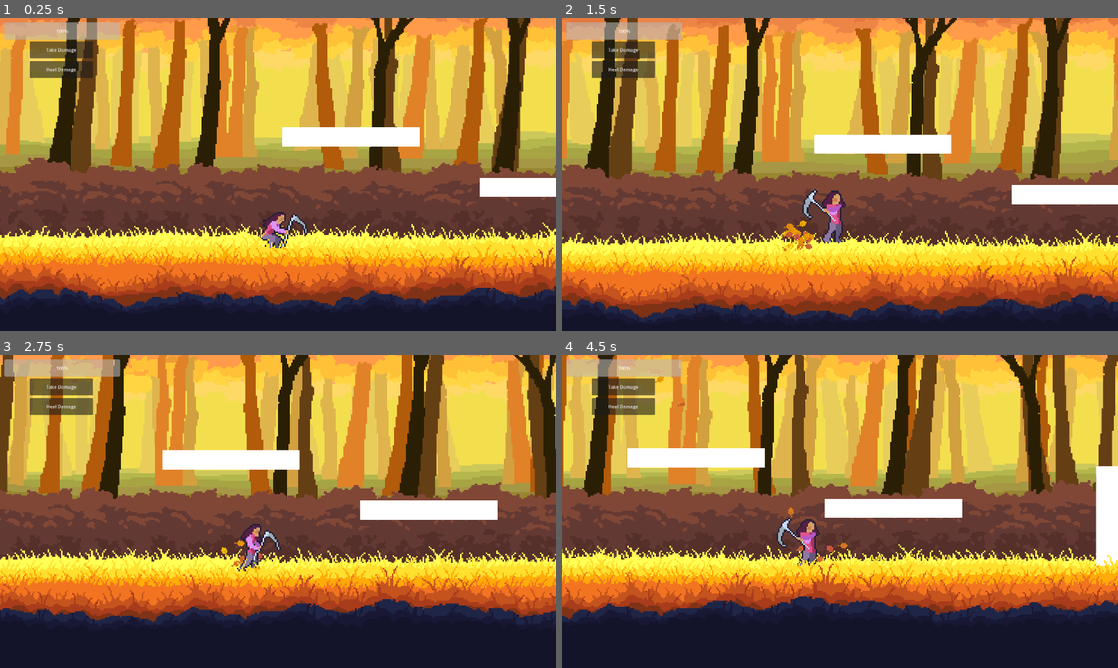
Above: before the commit, frames 1-4 (two rows, left to right).
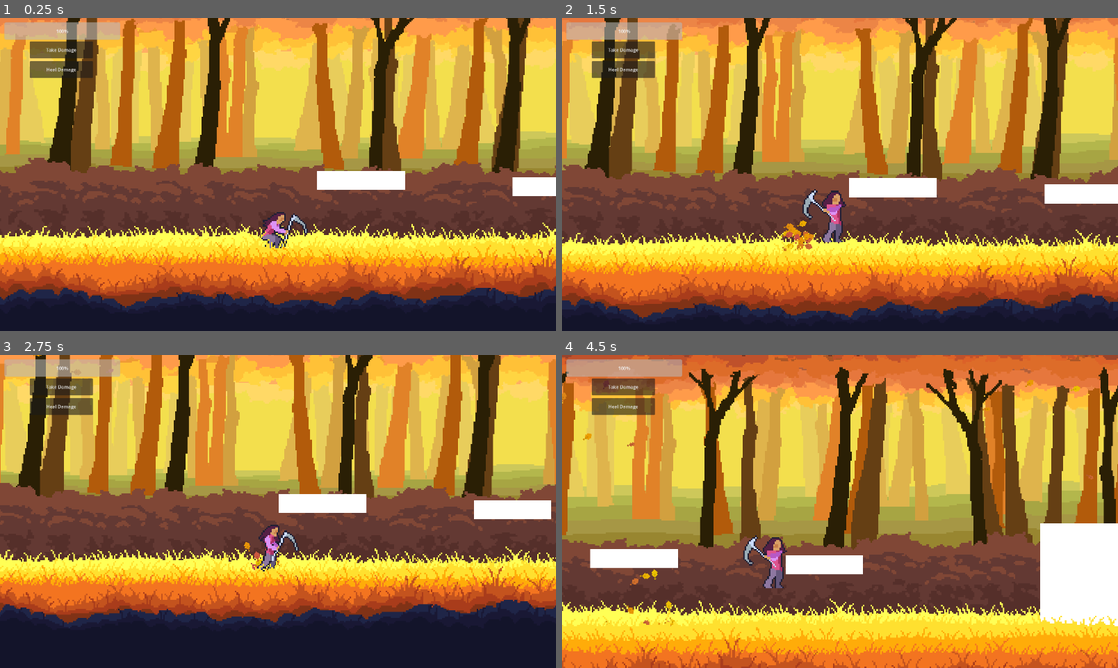
Above: after the commit, the same moments.

Repository: LordRevan36/software_development_platformer
Game: Godot game, scene res://Levels/Forest/main.tscn
The game is run twice, just before and just after one commit, with the same random seed, the same clock (stepped at 60 frames per second) and the same inputs.
Inputs:
- Up to frame 1 (0.25 s): no input
- Up to frame 2 (1.5 s): hold C (FlipRight) 0.53-1.28 s; tap X (Attack 1) at 0.6, 1.35 s; hold Z (FlipLeft) from 1.28 s (still down)
- Up to frame 3 (2.75 s): release Z (FlipLeft) at 2.03 s; hold C (FlipRight) from 2.03 s (still down); tap X (Attack 1) at 2.1 s
- Up to frame 4 (4.5 s): release C (FlipRight) at 2.78 s; hold W (Up) 2.78-3.53 s; tap X (Attack 1) at 2.85, 3.6, 4.35 s; hold Z (FlipLeft) from 3.53 s (still down)

The runs differ from the first frame. In frame 1, 2.9% of the frame differs, in the area x 50-100%, y 34-58%; in frame 2, 2.9%; in frame 3, 50%; in frame 4, 94%, in the area x 0-100%, y 0-100%.

Commit message:
particle classes, air movement changes
yep. now not everything causes leaf particles!

Diff:
--- a/software-development-platformer/Levels/Forest/main.tscn
+++ b/software-development-platformer/Levels/Forest/main.tscn
@@ -12,18 +12,17 @@
 [ext_resource type="Texture2D" uid="uid://yci8u2sv0dny" path="res://Assets/Forest/LeafParticle1.png" id="6_w48qg"]
 [ext_resource type="Texture2D" uid="uid://d15b6nmtxas3j" path="res://Assets/Forest/BushyGrass.png" id="7_5vw27"]
 [ext_resource type="Texture2D" uid="uid://ul3588q4vy3l" path="res://Assets/Forest/LeafParticle2.png" id="7_ycdy4"]
-[ext_resource type="Script" uid="uid://m70ma2rafm6p" path="res://Player/movement_particles.gd" id="11_vivmo"]
 [ext_resource type="PackedScene" uid="uid://cikgxfjxyjw3r" path="res://exit.tscn" id="12_86kmy"]
 [ext_resource type="Script" uid="uid://bqovlgcavqgg2" path="res://UI/health_bar.gd" id="15_vivmo"]
 [ext_resource type="Script" uid="uid://dhqon0kvpcrte" path="res://UI/button.gd" id="16_2cqfq"]
 [ext_resource type="Script" uid="uid://qy3w7jrwih6c" path="res://UI/heal_button.gd" id="17_yaehf"]
 
-[sub_resource type="Gradient" id="Gradient_w48qg"]
+[sub_resource type="Gradient" id="Gradient_vtle1"]
 offsets = PackedFloat32Array(0, 0.33490565, 0.8018868, 1)
 colors = PackedColorArray(0.8298393, 0.28756416, 0.31498945, 1, 0.82405865, 0.41192046, 0.21686882, 1, 0.9603854, 0.6462903, 0, 1, 0.95962197, 0.8111548, 3.85046e-07, 1)
 
 [sub_resource type="GradientTexture1D" id="GradientTexture1D_1nvrg"]
-gradient = SubResource("Gradient_w48qg")
+gradient = SubResource("Gradient_vtle1")
 
 [sub_resource type="Curve" id="Curve_w48qg"]
 bake_resolution = 25
@@ -70,70 +69,6 @@
 	pass
 "
 
-[sub_resource type="ParticleProcessMaterial" id="ParticleProcessMaterial_w48qg"]
-particle_flag_disable_z = true
-angle_min = -89.99999
-angle_max = 90.000015
-direction = Vector3(0, -25, 0)
-spread = 10.0
-initial_velocity_min = 350.0
-initial_velocity_max = 350.0
-angular_velocity_min = -20.000015
-angular_velocity_max = 14.999984
-gravity = Vector3(0, 250, 0)
-radial_accel_min = -1.0000023
-radial_accel_max = 0.99999774
-color_initial_ramp = SubResource("GradientTexture1D_1nvrg")
-turbulence_enabled = true
-turbulence_noise_scale = 9.5
-turbulence_noise_speed = Vector3(2, 1, 0)
-turbulence_noise_speed_random = 0.05
-turbulence_influence_min = 0.0
-turbulence_influence_max = 0.2
-
-[sub_resource type="ParticleProcessMaterial" id="ParticleProcessMaterial_2cqfq"]
-particle_flag_disable_z = true
-angle_min = -89.99999
-angle_max = 90.000015
-direction = Vector3(0, -25, 0)
-spread = 20.0
-initial_velocity_min = 350.0
-initial_velocity_max = 350.0
-angular_velocity_min = -20.000015
-angular_velocity_max = 14.999984
-gravity = Vector3(0, 250, 0)
-radial_accel_min = -1.0000023
-radial_accel_max = 0.99999774
-color_initial_ramp = SubResource("GradientTexture1D_1nvrg")
-turbulence_enabled = true
-turbulence_noise_scale = 4.0
-turbulence_noise_speed = Vector3(2, 1, 0)
-turbulence_noise_speed_random = 0.05
-turbulence_influence_min = 0.0
-turbulence_influence_max = 0.2
-
-[sub_resource type="ParticleProcessMaterial" id="ParticleProcessMaterial_yaehf"]
-particle_flag_disable_z = true
-angle_min = -89.99999
-angle_max = 90.000015
-direction = Vector3(0, -25, 0)
-spread = 30.0
-initial_velocity_min = 250.0
-initial_velocity_max = 300.0
-angular_velocity_min = -20.000015
-angular_velocity_max = 14.999984
-gravity = Vector3(0, 250, 0)
-radial_accel_min = -1.0000023
-radial_accel_max = 0.99999774
-color_initial_ramp = SubResource("GradientTexture1D_1nvrg")
-turbulence_enabled = true
-turbulence_noise_strength = 0.5
-turbulence_noise_scale = 4.0
-turbulence_noise_speed = Vector3(2, 1, 0)
-turbulence_noise_speed_random = 0.05
-turbulence_influence_min = 0.0
-turbulence_influence_max = 0.2
-
 [sub_resource type="RectangleShape2D" id="RectangleShape2D_ycdy4"]
 size = Vector2(366, 50)
 
@@ -849,6 +784,7 @@
 
 [node name="Player" parent="." instance=ExtResource("1_bo1nx")]
 position = Vector2(-20, -124)
+friction = 0.2
 
 [node name="Camera2D" type="Camera2D" parent="Player"]
 offset = Vector2(0, -100)
@@ -856,48 +792,9 @@
 position_smoothing_enabled = true
 script = ExtResource("2_jjvhh")
 
-[node name="MovementParticles" type="Node2D" parent="Player"]
-show_behind_parent = true
-script = ExtResource("11_vivmo")
-
-[node name="RunParticle" type="GPUParticles2D" parent="Player/MovementParticles"]
-position = Vector2(-10, 112)
-amount = 30
-texture = ExtResource("7_ycdy4")
-lifetime = 6.0
-explosiveness = 0.1
-randomness = 0.3
-fixed_fps = 24
-process_material = SubResource("ParticleProcessMaterial_w48qg")
-
-[node name="JumpParticle" type="GPUParticles2D" parent="Player/MovementParticles"]
-position = Vector2(-11, 128)
-emitting = false
-amount = 20
-texture = ExtResource("7_ycdy4")
-lifetime = 6.0
-one_shot = true
-speed_scale = 2.0
-explosiveness = 1.0
-randomness = 0.3
-fixed_fps = 24
-process_material = SubResource("ParticleProcessMaterial_2cqfq")
-
-[node name="LandParticle" type="GPUParticles2D" parent="Player/MovementParticles"]
-position = Vector2(-11, 128)
-emitting = false
-amount = 10
-texture = ExtResource("7_ycdy4")
-lifetime = 6.0
-one_shot = true
-speed_scale = 1.5
-explosiveness = 1.0
-randomness = 0.3
-fixed_fps = 24
-process_material = SubResource("ParticleProcessMaterial_yaehf")
-
 [node name="TempPlatform" type="StaticBody2D" parent="."]
-position = Vector2(1, -281)
+position = Vector2(90, -166)
+scale = Vector2(0.6399994, 1)
 
 [node name="CollisionShape2D" type="CollisionShape2D" parent="TempPlatform"]
 position = Vector2(173, -15)
@@ -910,7 +807,8 @@
 offset_bottom = 11.0
 
 [node name="TempPlatform2" type="StaticBody2D" parent="."]
-position = Vector2(526, -147)
+position = Vector2(609, -149)
+scale = Vector2(0.56, 1)
 
 [node name="CollisionShape2D" type="CollisionShape2D" parent="TempPlatform2"]
 position = Vector2(173, -15)
@@ -923,7 +821,7 @@
 offset_bottom = 11.0
 
 [node name="TempPlatform3" type="StaticBody2D" parent="."]
-position = Vector2(1246, 2)
+position = Vector2(1289, 2)
 scale = Vector2(1, 6.8799996)
 
 [node name="CollisionShape2D" type="CollisionShape2D" parent="TempPlatform3"]
@@ -1128,7 +1026,7 @@
 scale = Vector2(-1, 1)
 texture = ExtResource("1_5vw27")
 
-[node name="Floor" type="StaticBody2D" parent="."]
+[node name="Floor" type="StaticBody2D" parent="." groups=["AutumnLeafMaterial"]]
 position = Vector2(1, -283)
 
 [node name="CollisionShape2D" type="CollisionShape2D" parent="Floor"]
@@ -1160,7 +1058,4 @@
 text = "Heal Damage"
 script = ExtResource("17_yaehf")
 
-[connection signal="jumped" from="Player" to="Player/MovementParticles" method="_on_player_jumped"]
-[connection signal="landed" from="Player" to="Player/MovementParticles" method="_on_player_landed"]
-
 [editable path="LevelExit"]
--- a/software-development-platformer/Levels/Forest/testLevel.tscn
+++ b/software-development-platformer/Levels/Forest/testLevel.tscn
@@ -1,85 +1,12 @@
-[gd_scene load_steps=17 format=3 uid="uid://b1iavla5jso1x"]
+[gd_scene load_steps=10 format=3 uid="uid://b1iavla5jso1x"]
 
 [ext_resource type="Texture2D" uid="uid://ctk8ibr44c642" path="res://Assets/Forest/Bush.png" id="1_w8v3s"]
 [ext_resource type="Texture2D" uid="uid://c2fn1ck4bikb1" path="res://Assets/Forest/Grass.png" id="7_sqofj"]
-[ext_resource type="Texture2D" uid="uid://ul3588q4vy3l" path="res://Assets/Forest/LeafParticle2.png" id="8_tpwu6"]
 [ext_resource type="PackedScene" uid="uid://cy1vyx88wgg4v" path="res://Player/player.tscn" id="9_diqn3"]
 [ext_resource type="Script" uid="uid://do5bugkt41qkv" path="res://camera.gd" id="10_t3dj1"]
-[ext_resource type="Script" uid="uid://m70ma2rafm6p" path="res://Player/movement_particles.gd" id="11_b7crr"]
 [ext_resource type="Script" uid="uid://bqovlgcavqgg2" path="res://UI/health_bar.gd" id="14_em3r6"]
 [ext_resource type="Script" uid="uid://dhqon0kvpcrte" path="res://UI/button.gd" id="15_soehs"]
 [ext_resource type="Script" uid="uid://qy3w7jrwih6c" path="res://UI/heal_button.gd" id="16_time6"]
-
-[sub_resource type="Gradient" id="Gradient_w48qg"]
-offsets = PackedFloat32Array(0, 0.33490565, 0.8018868, 1)
-colors = PackedColorArray(0.8298393, 0.28756416, 0.31498945, 1, 0.82405865, 0.41192046, 0.21686882, 1, 0.9603854, 0.6462903, 0, 1, 0.95962197, 0.8111548, 3.85046e-07, 1)
-
-[sub_resource type="GradientTexture1D" id="GradientTexture1D_1nvrg"]
-gradient = SubResource("Gradient_w48qg")
-
-[sub_resource type="ParticleProcessMaterial" id="ParticleProcessMaterial_w48qg"]
-particle_flag_disable_z = true
-angle_min = -89.99999
-angle_max = 90.000015
-direction = Vector3(0, -25, 0)
-spread = 10.0
-initial_velocity_min = 350.0
-initial_velocity_max = 350.0
-angular_velocity_min = -20.000015
-angular_velocity_max = 14.999984
-gravity = Vector3(0, 250, 0)
-radial_accel_min = -1.0000023
-radial_accel_max = 0.99999774
-color_initial_ramp = SubResource("GradientTexture1D_1nvrg")
-turbulence_enabled = true
-turbulence_noise_scale = 9.5
-turbulence_noise_speed = Vector3(2, 1, 0)
-turbulence_noise_speed_random = 0.05
-turbulence_influence_min = 0.0
-turbulence_influence_max = 0.2
-
-[sub_resource type="ParticleProcessMaterial" id="ParticleProcessMaterial_2cqfq"]
-particle_flag_disable_z = true
-angle_min = -89.99999
-angle_max = 90.000015
-direction = Vector3(0, -25, 0)
-spread = 20.0
-initial_velocity_min = 350.0
-initial_velocity_max = 350.0
-angular_velocity_min = -20.000015
-angular_velocity_max = 14.999984
-gravity = Vector3(0, 250, 0)
-radial_accel_min = -1.0000023
-radial_accel_max = 0.99999774
-color_initial_ramp = SubResource("GradientTexture1D_1nvrg")
-turbulence_enabled = true
-turbulence_noise_scale = 4.0
-turbulence_noise_speed = Vector3(2, 1, 0)
-turbulence_noise_speed_random = 0.05
-turbulence_influence_min = 0.0
-turbulence_influence_max = 0.2
-
-[sub_resource type="ParticleProcessMaterial" id="ParticleProcessMaterial_yaehf"]
-particle_flag_disable_z = true
-angle_min = -89.99999
-angle_max = 90.000015
-direction = Vector3(0, -25, 0)
-spread = 30.0
-initial_velocity_min = 250.0
-initial_velocity_max = 300.0
-angular_velocity_min = -20.000015
-angular_velocity_max = 14.999984
-gravity = Vector3(0, 250, 0)
-radial_accel_min = -1.0000023
-radial_accel_max = 0.99999774
-color_initial_ramp = SubResource("GradientTexture1D_1nvrg")
-turbulence_enabled = true
-turbulence_noise_strength = 0.5
-turbulence_noise_scale = 4.0
-turbulence_noise_speed = Vector3(2, 1, 0)
-turbulence_noise_speed_random = 0.05
-turbulence_influence_min = 0.0
-turbulence_influence_max = 0.2
 
 [sub_resource type="RectangleShape2D" id="RectangleShape2D_ycdy4"]
 size = Vector2(366, 50)
@@ -97,46 +24,6 @@
 zoom = Vector2(1.3, 1.3)
 position_smoothing_enabled = true
 script = ExtResource("10_t3dj1")
-
-[node name="MovementParticles" type="Node2D" parent="Player"]
-show_behind_parent = true
-script = ExtResource("11_b7crr")
-
-[node name="RunParticle" type="GPUParticles2D" parent="Player/MovementParticles"]
-position = Vector2(-10, 112)
-amount = 30
-texture = ExtResource("8_tpwu6")
-lifetime = 6.0
-explosiveness = 0.1
-randomness = 0.3
-fixed_fps = 24
-process_material = SubResource("ParticleProcessMaterial_w48qg")
-
-[node name="JumpParticle" type="GPUParticles2D" parent="Player/MovementParticles"]
-position = Vector2(-11, 128)
-emitting = false
-amount = 20
-texture = ExtResource("8_tpwu6")
-lifetime = 6.0
-one_shot = true
-speed_scale = 2.0
-explosiveness = 1.0
-randomness = 0.3
-fixed_fps = 24
-process_material = SubResource("ParticleProcessMaterial_2cqfq")
-
-[node name="LandParticle" type="GPUParticles2D" parent="Player/MovementParticles"]
-position = Vector2(-11, 128)
-emitting = false
-amount = 10
-texture = ExtResource("8_tpwu6")
-lifetime = 6.0
-one_shot = true
-speed_scale = 1.5
-explosiveness = 1.0
-randomness = 0.3
-fixed_fps = 24
-process_material = SubResource("ParticleProcessMaterial_yaehf")
 
 [node name="TempPlatform" type="StaticBody2D" parent="."]
 position = Vector2(1, -281)
@@ -245,6 +132,3 @@
 offset_bottom = 192.0
 text = "Heal Damage"
 script = ExtResource("16_time6")
-
-[connection signal="jumped" from="Player" to="Player/MovementParticles" method="_on_player_jumped"]
-[connection signal="landed" from="Player" to="Player/MovementParticles" method="_on_player_landed"]
--- a/software-development-platformer/Player/movement_particles.gd
+++ b/software-development-platformer/Player/movement_particles.gd
@@ -1,26 +1,40 @@
 
 extends Node2D
 @onready var player: CharacterBody2D = $".."
-@onready var run_particle: GPUParticles2D = $RunParticle
-@onready var jump_particle: GPUParticles2D = $JumpParticle
-@onready var land_particle: GPUParticles2D = $LandParticle
+@onready var leaf_run: GPUParticles2D = $LeafRun
+@onready var leaf_jump: GPUParticles2D = $LeafJump
+@onready var leaf_land: GPUParticles2D = $LeafLand
 
 #Simple script to enable emmisivity of particles at player's feet when running.
 #Made it a separate script to handle different footsteps in different scenes.
+var collision
 
 func _process(_delta: float) -> void:
+	collision = player.get_last_slide_collision()
 	if player.AnimSprite.animation == "run":
-		run_particle.emitting = true
-		run_particle.process_material.direction.x = -player.velocity.x/40 #pushes particles opposite to direction of motion
+		if collision:
+			var collider = collision.get_collider()
+			if collider and collider.is_in_group("AutumnLeafMaterial"):
+				leaf_run.emitting = true
+				leaf_run.process_material.direction.x = -player.velocity.x/40 #pushes particles opposite to direction of motion
 	else:
-		run_particle.emitting = false
+		leaf_run.emitting = false
+
 
 
 func _on_player_jumped() -> void:
-	jump_particle.process_material.direction.x = -player.velocity.x/50
-	jump_particle.restart()
+	collision = player.get_last_slide_collision()
+	if collision:
+		var collider = collision.get_collider()
+		if collider and collider.is_in_group("AutumnLeafMaterial"):
+			leaf_jump.process_material.direction.x = -player.velocity.x/50
+			leaf_jump.restart()
 
 func _on_player_landed(landVelocity) -> void:
-	if landVelocity.y > 200:
-		land_particle.amount = int(5+landVelocity.y/50) #BROKEN RN. landing velocity is always recorded the same because ground slows player.
-		land_particle.restart()
+	collision = player.get_last_slide_collision()
+	if collision:
+		var collider = collision.get_collider()
+		if collider and collider.is_in_group("AutumnLeafMaterial"):
+			if landVelocity.y > 200:
+				leaf_land.amount = int(5+landVelocity.y/50) #BROKEN RN. landing velocity is always recorded the same because ground slows player.
+				leaf_land.restart()
--- a/software-development-platformer/Player/player.gd
+++ b/software-development-platformer/Player/player.gd
@@ -161,7 +161,10 @@
 			state = "fall"
 		#MIDAIR MOVEMENT. not during flips though! To nerf  them
 		if state == "jump" or state == "fall":
-			velocity.x = lerp(velocity.x, SPEED*direction, 0.2*air_control)
+			if direction:
+				velocity.x = lerp(velocity.x, SPEED*direction, 0.2*air_control)
+			else: #so if you're not trying to slow down, you won't.
+				velocity.x = lerp(velocity.x, SPEED*direction, 0.01*air_control)
 		if state == "backflip" or state == "frontflip":
 			velocity.x = lerp(velocity.x, jumpVelocity.x, 0.02) #so bumping a wall doesnt fully stop momentum
 
--- a/software-development-platformer/Player/player.tscn
+++ b/software-development-platformer/Player/player.tscn
@@ -1,8 +1,10 @@
-[gd_scene load_steps=64 format=3 uid="uid://cy1vyx88wgg4v"]
+[gd_scene load_steps=71 format=3 uid="uid://cy1vyx88wgg4v"]
 
 [ext_resource type="Script" uid="uid://bangw8dvmuyod" path="res://Player/player.gd" id="1_onrkg"]
 [ext_resource type="Texture2D" uid="uid://bvtijhwqlx01u" path="res://Assets/Player/Ivy.png" id="2_gwnis"]
 [ext_resource type="Texture2D" uid="uid://rnawpuddimk" path="res://Assets/Player/Slash.png" id="3_btcbx"]
+[ext_resource type="Script" uid="uid://m70ma2rafm6p" path="res://Player/movement_particles.gd" id="4_k53q1"]
+[ext_resource type="Texture2D" uid="uid://ul3588q4vy3l" path="res://Assets/Forest/LeafParticle2.png" id="5_fhl08"]
 
 [sub_resource type="AtlasTexture" id="AtlasTexture_k53q1"]
 atlas = ExtResource("2_gwnis")
@@ -467,6 +469,77 @@
 [sub_resource type="CapsuleShape2D" id="CapsuleShape2D_btcbx"]
 radius = 102.0
 height = 372.0
+
+[sub_resource type="Gradient" id="Gradient_vtle1"]
+offsets = PackedFloat32Array(0, 0.33490565, 0.8018868, 1)
+colors = PackedColorArray(0.8298393, 0.28756416, 0.31498945, 1, 0.82405865, 0.41192046, 0.21686882, 1, 0.9603854, 0.6462903, 0, 1, 0.95962197, 0.8111548, 3.85046e-07, 1)
+
+[sub_resource type="GradientTexture1D" id="GradientTexture1D_1nvrg"]
+gradient = SubResource("Gradient_vtle1")
+
+[sub_resource type="ParticleProcessMaterial" id="ParticleProcessMaterial_od3ui"]
+particle_flag_disable_z = true
+angle_min = -89.99999
+angle_max = 90.000015
+direction = Vector3(0, -25, 0)
+spread = 10.0
+initial_velocity_min = 350.0
+initial_velocity_max = 350.0
+angular_velocity_min = -20.000015
+angular_velocity_max = 14.999984
+gravity = Vector3(0, 250, 0)
+radial_accel_min = -1.0000023
+radial_accel_max = 0.99999774
+color_initial_ramp = SubResource("GradientTexture1D_1nvrg")
+turbulence_enabled = true
+turbulence_noise_scale = 9.5
+turbulence_noise_speed = Vector3(2, 1, 0)
+turbulence_noise_speed_random = 0.05
+turbulence_influence_min = 0.0
+turbulence_influence_max = 0.2
+
+[sub_resource type="ParticleProcessMaterial" id="ParticleProcessMaterial_00tjw"]
+particle_flag_disable_z = true
+angle_min = -89.99999
+angle_max = 90.000015
+direction = Vector3(0, -25, 0)
+spread = 20.0
+initial_velocity_min = 350.0
+initial_velocity_max = 350.0
+angular_velocity_min = -20.000015
+angular_velocity_max = 14.999984
+gravity = Vector3(0, 250, 0)
+radial_accel_min = -1.0000023
+radial_accel_max = 0.99999774
+color_initial_ramp = SubResource("GradientTexture1D_1nvrg")
+turbulence_enabled = true
+turbulence_noise_scale = 4.0
+turbulence_noise_speed = Vector3(2, 1, 0)
+turbulence_noise_speed_random = 0.05
+turbulence_influence_min = 0.0
+turbulence_influence_max = 0.2
+
+[sub_resource type="ParticleProcessMaterial" id="ParticleProcessMaterial_x3vf3"]
+particle_flag_disable_z = true
+angle_min = -89.99999
+angle_max = 90.000015
+direction = Vector3(0, -25, 0)
+spread = 30.0
+initial_velocity_min = 250.0
+initial_velocity_max = 300.0
+angular_velocity_min = -20.000015
+angular_velocity_max = 14.999984
+gravity = Vector3(0, 250, 0)
+radial_accel_min = -1.0000023
+radial_accel_max = 0.99999774
+color_initial_ramp = SubResource("GradientTexture1D_1nvrg")
+turbulence_enabled = true
+turbulence_noise_strength = 0.5
+turbulence_noise_scale = 4.0
+turbulence_noise_speed = Vector3(2, 1, 0)
+turbulence_noise_speed_random = 0.05
+turbulence_influence_min = 0.0
+turbulence_influence_max = 0.2
 
 [node name="Player" type="CharacterBody2D" groups=["Player"]]
 position = Vector2(-24, 5)
@@ -504,15 +577,57 @@
 [node name="Timers" type="Node2D" parent="."]
 
 [node name="CoyoteJumpTimer" type="Timer" parent="Timers"]
-wait_time = 0.2
+wait_time = 0.1
 one_shot = true
 
 [node name="AttackTimer" type="Timer" parent="Timers"]
 wait_time = 0.5
 one_shot = true
 
+[node name="MovementParticles" type="Node2D" parent="."]
+show_behind_parent = true
+script = ExtResource("4_k53q1")
+
+[node name="LeafRun" type="GPUParticles2D" parent="MovementParticles"]
+position = Vector2(-10, 112)
+amount = 30
+texture = ExtResource("5_fhl08")
+lifetime = 6.0
+explosiveness = 0.1
+randomness = 0.3
+fixed_fps = 24
+process_material = SubResource("ParticleProcessMaterial_od3ui")
+
+[node name="LeafJump" type="GPUParticles2D" parent="MovementParticles"]
+position = Vector2(-11, 128)
+emitting = false
+amount = 20
+texture = ExtResource("5_fhl08")
+lifetime = 6.0
+one_shot = true
+speed_scale = 2.0
+explosiveness = 1.0
+randomness = 0.3
+fixed_fps = 24
+process_material = SubResource("ParticleProcessMaterial_00tjw")
+
+[node name="LeafLand" type="GPUParticles2D" parent="MovementParticles" groups=["AutumnLeafMaterial"]]
+position = Vector2(-11, 128)
+emitting = false
+amount = 10
+texture = ExtResource("5_fhl08")
+lifetime = 6.0
+one_shot = true
+speed_scale = 1.5
+explosiveness = 1.0
+randomness = 0.3
+fixed_fps = 24
+process_material = SubResource("ParticleProcessMaterial_x3vf3")
+
+[connection signal="jumped" from="." to="MovementParticles" method="_on_player_jumped"]
+[connection signal="landed" from="." to="MovementParticles" method="_on_player_landed"]
+[connection signal="animation_finished" from="PlayerSprite" to="." method="_on_player_sprite_animation_finished"]
 [connection signal="animation_finished" from="PlayerSprite" to="." method="_on_player_animation_finished"]
-[connection signal="animation_finished" from="PlayerSprite" to="." method="_on_player_sprite_animation_finished"]
 [connection signal="animation_finished" from="Slash" to="." method="_on_slash_animation_finished"]
 [connection signal="timeout" from="Timers/CoyoteJumpTimer" to="." method="_on_coyote_jump_timer_timeout"]
 [connection signal="timeout" from="Timers/AttackTimer" to="." method="_on_attack_timer_timeout"]
--- a/software-development-platformer/exit.gd
+++ b/software-development-platformer/exit.gd
@@ -7,5 +7,5 @@
 
 func _on_body_entered(body: Node2D) -> void:
 	if body.is_in_group("Player"):
-		print("worked #2")
 		get_tree().change_scene_to_file(exit)
+		body.position = spawn_position
--- a/software-development-platformer/project.godot
+++ b/software-development-platformer/project.godot
@@ -39,6 +39,7 @@
 [global_group]
 
 Player="its the player .ngl idk if this is really necessary but im putting it in anyways"
+AutumnLeafMaterial="Causes leaf particles when player runs/jumps over."
 
 [input]
 
Not shown: 1 places in software-development-platformer/Levels/Forest/main.tscn that only renumber resources
